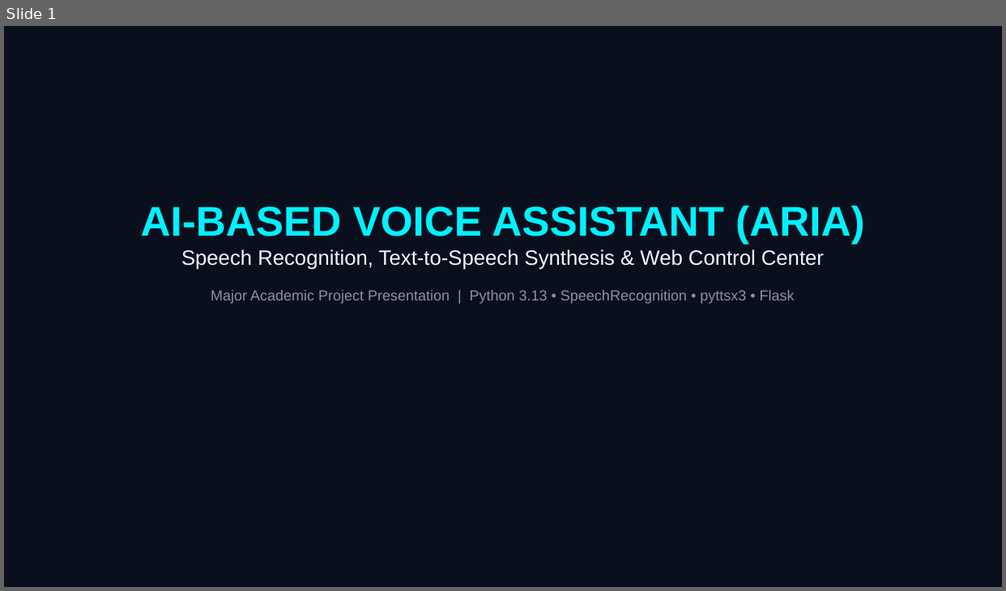
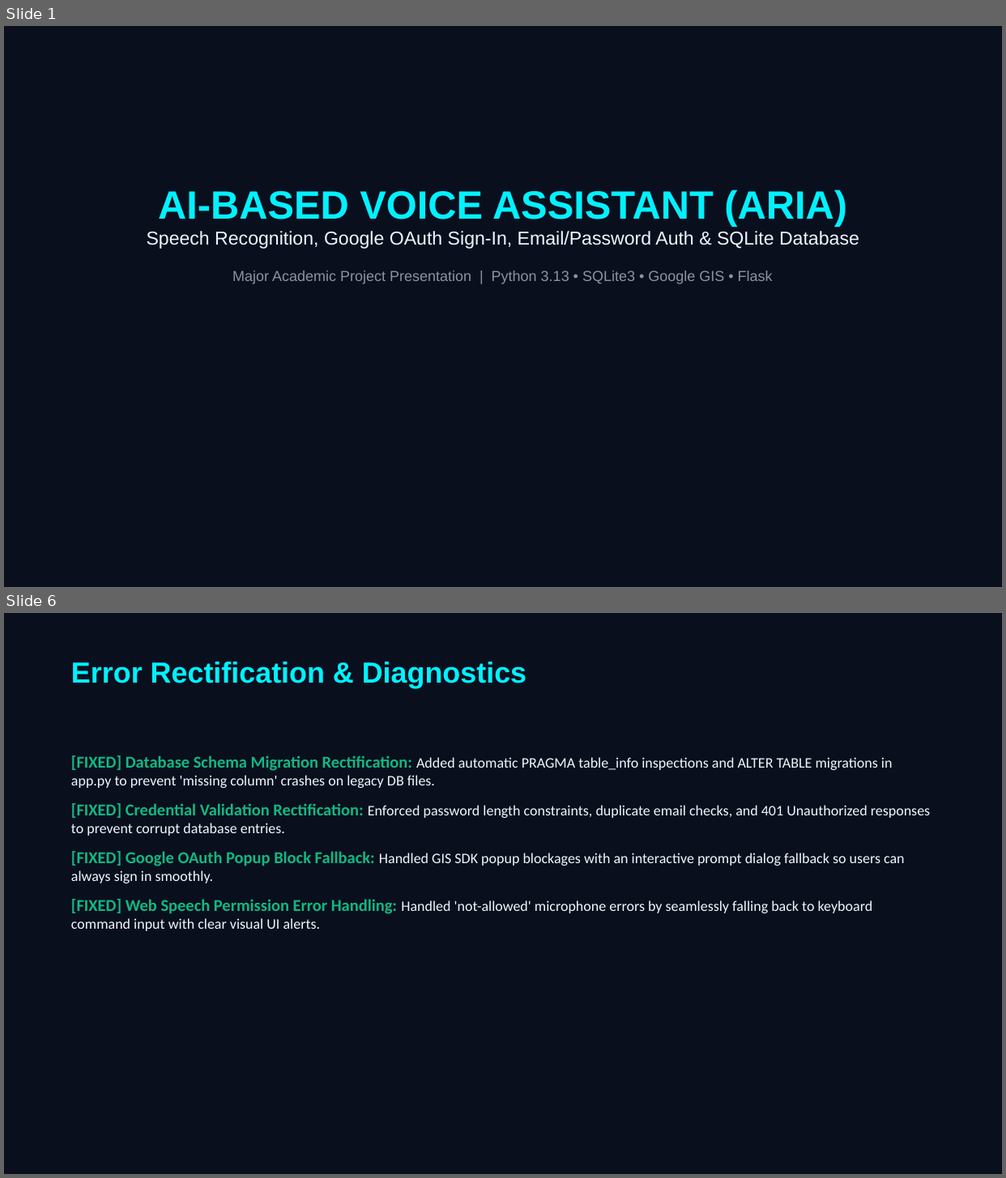
Before and after one commit to Vignesh170000/majorproject_vignesh, a slide deck: AI_Voice_Assistant_Presentation.pptx. Shown one above the other, each under a label of ours: slide 1 before the commit, slides 1 and 6 after it; the slides between them are not shown. The pictures are 1006x591 and 1006x1178 pixels, drawn with LibreOffice and Linux fonts; fonts in the diff are those of the drawing. Boxes give left, top, right and bottom in pixels: in the first picture for what was removed or moved away, otherwise in the second. Text is boxed around its words. In the diff, an @@ line names an element or a change of style, - is before the commit and + after.

Commit message:
docs: update documentation, PPT presentation, terms & conditions, and error rectification details

```diff
--- a/AI_Voice_Assistant_Presentation.pptx
+++ b/AI_Voice_Assistant_Presentation.pptx
@@ slide 6 added at (4, 613, 1002, 1174), background #FFFFFF @@
@@ rectangle added at (4, 613, 1002, 1174), fill #0A0F1E @@
@@ text added at (71, 662, 526, 688), 28 pt, text #00F2FE, bold @@
+Error Rectification & Diagnostics
@@ text added at (71, 756, 930, 931), 14 pt, text #F0F6FC @@
+[FIXED] Database Schema Migration Rectification: Added automatic PRAGMA table_info inspections and ALTER TABLE migrations in app.py to prevent 'missing column' crashes on legacy DB files.
+[FIXED] Credential Validation Rectification: Enforced password length constraints, duplicate email checks, and 401 Unauthorized responses to prevent corrupt database entries.
+[FIXED] Google OAuth Popup Block Fallback: Handled GIS SDK popup blockages with an interactive prompt dialog fallback so users can always sign in smoothly.
+[FIXED] Web Speech Permission Error Handling: Handled 'not-allowed' microphone errors by seamlessly falling back to keyboard command input with clear visual UI alerts.
@@ slide 1 changed as well @@
@@ text "AI-BASED VOICE ASSISTANT (ARIA)": place and size @@
-text "AI-BASED VOICE ASSISTANT (ARIA)" at (141, 205, 864, 304)
+text "AI-BASED VOICE ASSISTANT (ARIA)" at (147, 190, 859, 284)
@@ text at (158, 190, 847, 226): size 40 to 38 pt in "AI-BASED VOICE ASSISTANT (ARIA)" @@
@@ text at (147, 231, 859, 284): text changed; size 14 to 18 pt; text colour #8B949E to #F0F6FC @@
-Speech Recognition, Text-to-Speech Synthesis & Web Control Center
-Major Academic Project Presentation | Python 3.13 • SpeechRecognition • pyttsx3 • Flask
+Speech Recognition, Google OAuth Sign-In, Email/Password Auth & SQLite Database
+Major Academic Project Presentation | Python 3.13 • SQLite3 • Google GIS • Flask
```
Also in this commit, not shown: 4 other slides changed, 3 other slides added, 5 slides removed, 4 other files.
